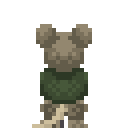
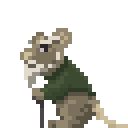
Comparing the layer stacks of the two 128 x 128 images. Changes:
showed group "sideIdle" (49 layers) over [20, 24, 128, 128]
hid group "backIdle" (6 layers) over [20, 24, 128, 128]
